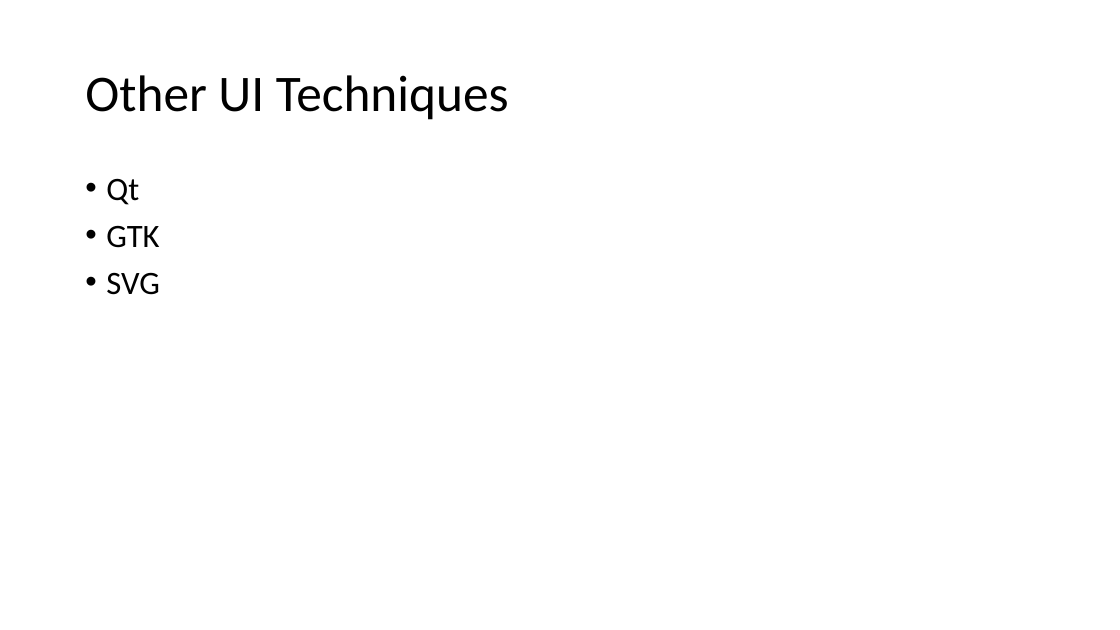
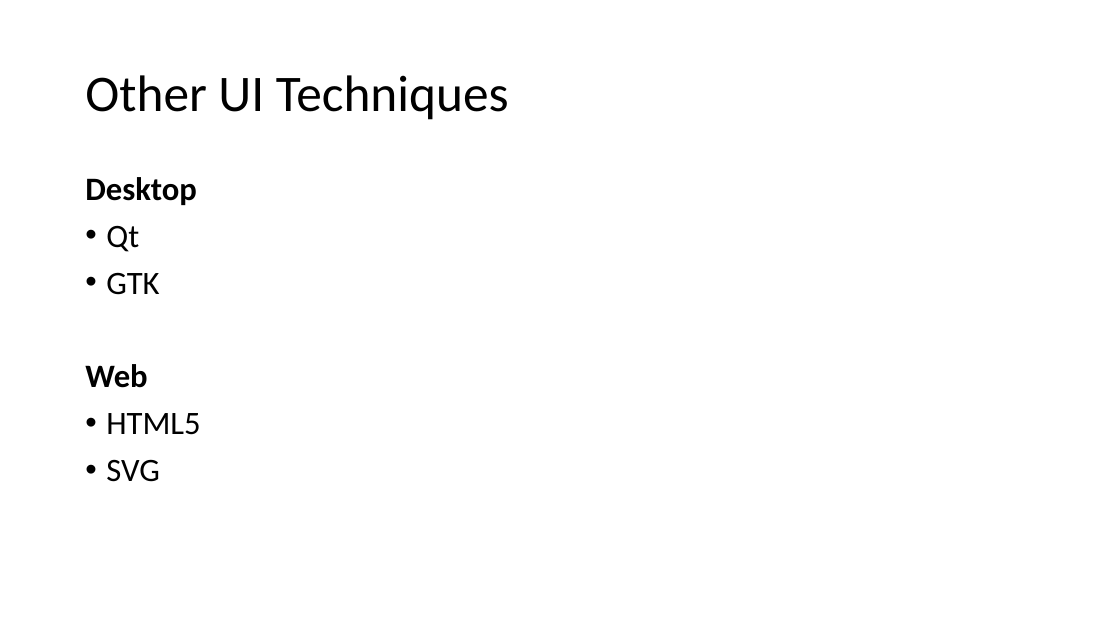
Before and after one commit to FrankPfattheicher/stonehenge.Chromely, a slide deck: slide 3 of stonehengeChromely.pptx. Drawn at 1120x630 pixels with LibreOffice and Linux fonts; fonts in the diff are those of the drawing. Boxes give left, top, right and bottom in pixels: in the first picture for what was removed or moved away, otherwise in the second. Text is boxed around its words. In the diff, an @@ line names an element or a change of style, - is before the commit and + after.

```diff
--- a/stonehengeChromely.pptx
+++ b/stonehengeChromely.pptx
@@ text at [85, 177, 197, 205]: paragraph added @@
+Desktop
@@ text at [85, 364, 200, 435]: paragraphs added @@
+Web
+• HTML5
```
Also in this commit, not shown: 1 other slide changed, 18 slides added, 3 slides removed, 4 other files.
